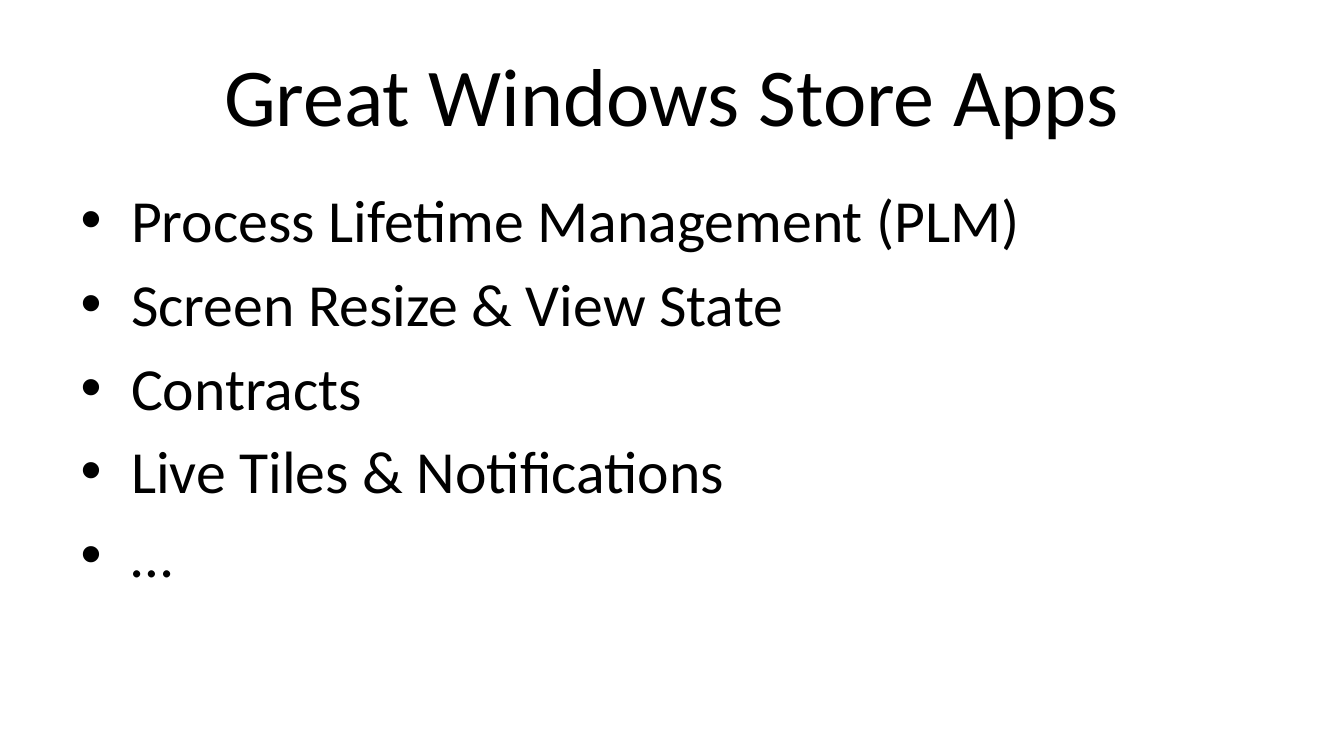
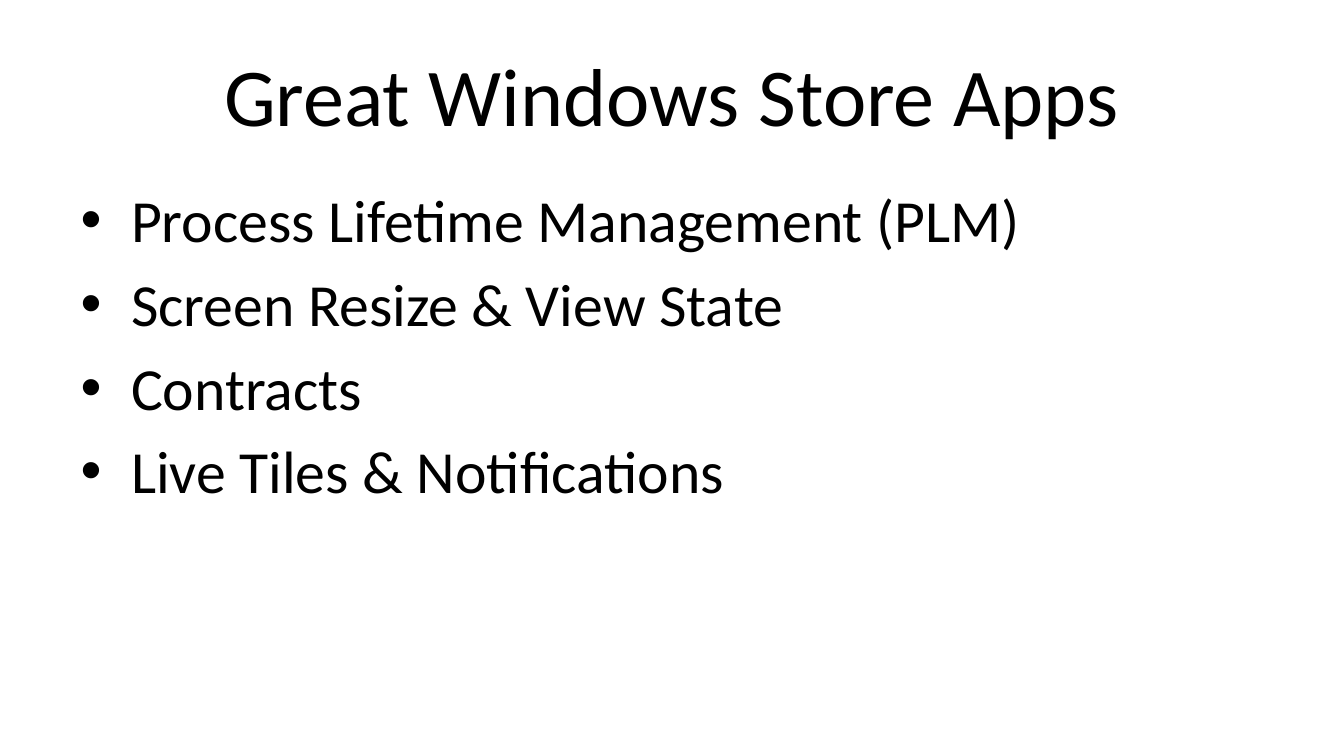
Before and after one commit to DeveloperInfra/Bookshelf-poc, a slide deck: slide 15 of slides/Build Windows Store Apps using Javascript.pptx (slide 14 before the commit). Drawn at 1344x756 pixels with LibreOffice and Linux fonts; fonts in the diff are those of the drawing; background and template pictures are left out. Boxes give left, top, right and bottom in pixels: in the first picture for what was removed or moved away, otherwise in the second. Text is boxed around its words. In the diff, an @@ line names an element or a change of style, - is before the commit and + after.

```diff
--- a/slides/Build Windows Store Apps using Javascript.pptx
+++ b/slides/Build Windows Store Apps using Javascript.pptx
@@ text at box(131, 198, 1019, 494): paragraph removed @@
-• …
```
Also in this commit, not shown: 2 other slides changed, 1 slide added.
